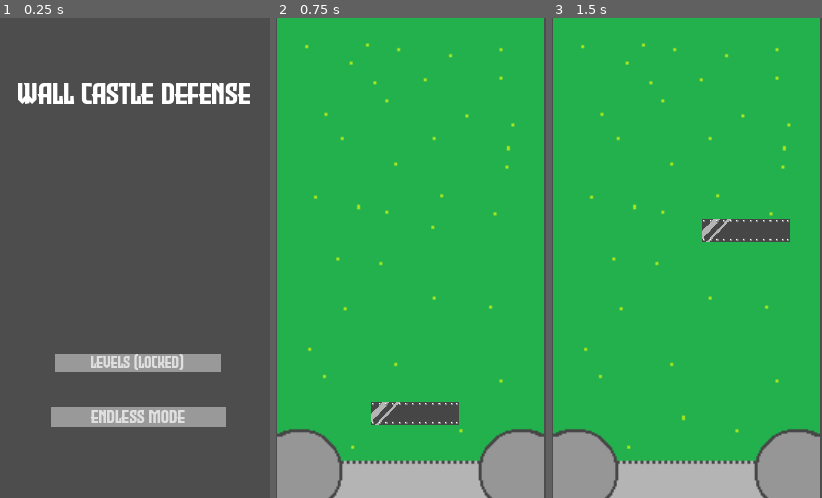
Above: before the commit, frames 1-3 (left to right).
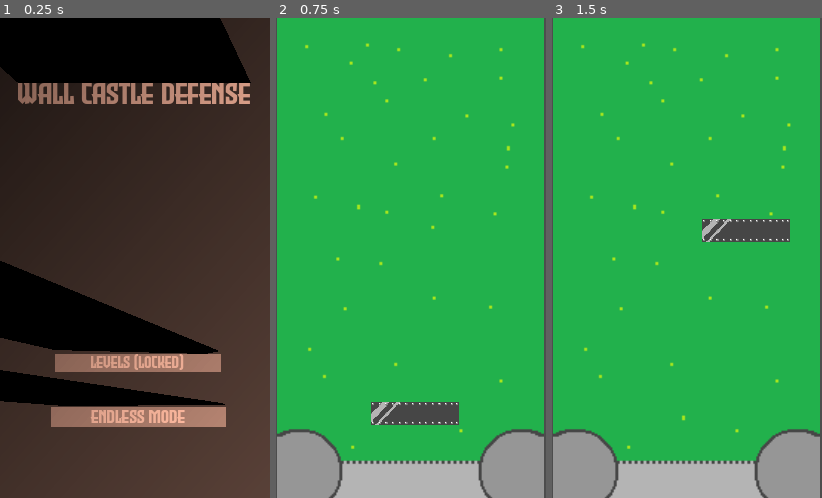
Above: after the commit, the same moments.

Repository: coolgames555/Bouncy
Game: Godot game, scene res://mainmenu.tscn
The game is run twice, just before and just after one commit, with the same random seed, the same clock (stepped at 60 frames per second) and the same inputs.
Inputs (mouse positions are in pixels of both pictures, inside the frame that each line leads up to):
- Up to frame 1 (0.25 s): no input
- Up to frame 2 (0.75 s): click "Endless mode" at 0.5 s
- Up to frame 3 (1.5 s): tap Enter at 1.25 s; move the mouse to (746, 234) at 1.27 s; click (746, 234) at 1.42 s

The runs differ from the first frame. In frame 1, 99% of the frame differs, in the area x 0-100%, y 0-100%; in frame 2, nothing differs; in frame 3, nothing differs.

Commit message:
updated menu

Diff:
--- a/bouncy/mainmenu.tscn
+++ b/bouncy/mainmenu.tscn
@@ -11,6 +11,9 @@
 font = ExtResource("2_d2nv2")
 font_size = 30
 
+[sub_resource type="OccluderPolygon2D" id="OccluderPolygon2D_2vkit"]
+polygon = PackedVector2Array(421, -11, 210, -11, 214, -2, 447, -2)
+
 [sub_resource type="FontVariation" id="FontVariation_v5jcj"]
 base_font = ExtResource("1_cmhrf")
 
@@ -18,6 +21,9 @@
 
 [sub_resource type="StyleBoxFlat" id="StyleBoxFlat_wgsso"]
 bg_color = Color(0.3137255, 0.3137255, 0.3137255, 1)
+
+[sub_resource type="OccluderPolygon2D" id="OccluderPolygon2D_wgsso"]
+polygon = PackedVector2Array(193, 1, 19, 2, 189, -1)
 
 [sub_resource type="FontVariation" id="FontVariation_1ytid"]
 base_font = ExtResource("1_cmhrf")
@@ -28,7 +34,16 @@
 
 [sub_resource type="StyleBoxFlat" id="StyleBoxFlat_loy4s"]
 
+[sub_resource type="OccluderPolygon2D" id="OccluderPolygon2D_igs2m"]
+polygon = PackedVector2Array(109.9496, 30, 12.798365, 29, 101.805176, 33)
+
+[sub_resource type="Gradient" id="Gradient_wgsso"]
+
+[sub_resource type="GradientTexture2D" id="GradientTexture2D_2a6dy"]
+gradient = SubResource("Gradient_wgsso")
+
 [node name="mainmenu" type="Control" unique_id=1738229015]
+light_mask = 5
 layout_mode = 3
 anchors_preset = 5
 anchor_left = 0.5
@@ -56,7 +71,12 @@
 horizontal_alignment = 1
 vertical_alignment = 1
 
+[node name="LightOccluder2D" type="LightOccluder2D" parent="Title_container" unique_id=1407258338]
+position = Vector2(-214, 7)
+occluder = SubResource("OccluderPolygon2D_2vkit")
+
 [node name="Button_container" type="CenterContainer" parent="." unique_id=984029176]
+z_index = 1
 layout_mode = 1
 anchors_preset = 7
 anchor_left = 0.5
@@ -79,6 +99,11 @@
 text = "          Endless mode          "
 script = ExtResource("3_wgsso")
 
+[node name="LightOccluder2D" type="LightOccluder2D" parent="Button_container" unique_id=163650438]
+z_index = -1
+position = Vector2(2, 2)
+occluder = SubResource("OccluderPolygon2D_wgsso")
+
 [node name="Button_container2" type="CenterContainer" parent="." unique_id=715954848]
 layout_mode = 1
 anchors_preset = 7
@@ -94,9 +119,41 @@
 grow_vertical = 0
 
 [node name="Button" type="Button" parent="Button_container2" unique_id=512401176]
+z_index = 1
 layout_mode = 2
 theme_override_fonts/font = SubResource("FontVariation_1ytid")
 theme_override_styles/normal = SubResource("StyleBoxFlat_cmhrf")
 theme_override_styles/pressed = SubResource("StyleBoxFlat_igs2m")
 theme_override_styles/hover = SubResource("StyleBoxFlat_loy4s")
 text = "          Levels (locked)          "
+
+[node name="LightOccluder2D" type="LightOccluder2D" parent="Button_container2" unique_id=336422448]
+position = Vector2(0, -27)
+scale = Vector2(1.7189695, 1)
+occluder = SubResource("OccluderPolygon2D_igs2m")
+
+[node name="CanvasModulate" type="CanvasModulate" parent="." unique_id=1424350423]
+z_index = -1
+color = Color(0, 0, 0, 1)
+
+[node name="PointLight2D" type="PointLight2D" parent="CanvasModulate" unique_id=1918909278]
+z_index = -10
+position = Vector2(281, 354)
+rotation = 0.7271178
+scale = Vector2(22.212858, 11.322516)
+color = Color(0.96855015, 0.70440733, 0.6059664, 1)
+energy = 2.97
+shadow_enabled = true
+texture = SubResource("GradientTexture2D_2a6dy")
+texture_scale = 1.19
+
+[node name="ColorRect" type="ColorRect" parent="." unique_id=1184589401]
+z_index = -1
+layout_mode = 0
+offset_left = -152.0
+offset_top = -101.0
+offset_right = -112.0
+offset_bottom = -61.0
+scale = Vector2(7.966011, 15.393247)
+mouse_filter = 2
+color = Color(0.26438904, 0.264389, 0.264389, 1)
--- a/bouncy/node_2d.tscn
+++ b/bouncy/node_2d.tscn
@@ -3,9 +3,17 @@
 [ext_resource type="Texture2D" uid="uid://mvud320n3mmi" path="res://BG.png" id="1_wtcfe"]
 [ext_resource type="Script" uid="uid://btvyolqf281me" path="res://area_2d.gd" id="2_epypp"]
 [ext_resource type="Texture2D" uid="uid://bihk7xemhpxns" path="res://metalWall.png" id="3_0hol4"]
+[ext_resource type="Texture2D" uid="uid://c8whl4xo1vxil" path="res://pixil-frame-0 (1).png" id="4_q6r6c"]
+[ext_resource type="Texture2D" uid="uid://cf5qsqebspkp3" path="res://pixil-frame-0 (3).png" id="5_kdubu"]
 
 [sub_resource type="RectangleShape2D" id="RectangleShape2D_ilxo7"]
-size = Vector2(89, 23)
+size = Vector2(88.999985, 23.5)
+
+[sub_resource type="CircleShape2D" id="CircleShape2D_2a6dy"]
+radius = 5.0
+
+[sub_resource type="RectangleShape2D" id="RectangleShape2D_2a6dy"]
+size = Vector2(5, 10)
 
 [node name="Node2D" type="Node2D" unique_id=1223841040]
 
@@ -14,14 +22,35 @@
 scale = Vector2(1.4833333, 1.50625)
 texture = ExtResource("1_wtcfe")
 
-[node name="Area2D" type="Area2D" parent="." unique_id=1046852628]
+[node name="Metal wall" type="Area2D" parent="." unique_id=1046852628]
 script = ExtResource("2_epypp")
 
-[node name="Sprite2D" type="Sprite2D" parent="Area2D" unique_id=125285461]
+[node name="Sprite2D" type="Sprite2D" parent="Metal wall" unique_id=125285461]
 position = Vector2(0.25001526, -73.499985)
 scale = Vector2(0.11062503, 0.11499997)
 texture = ExtResource("3_0hol4")
 
-[node name="CollisionShape2D" type="CollisionShape2D" parent="Area2D" unique_id=453323246]
-position = Vector2(0.5000191, -74)
+[node name="CollisionShape2D" type="CollisionShape2D" parent="Metal wall" unique_id=453323246]
+position = Vector2(0.50000954, -73.75)
 shape = SubResource("RectangleShape2D_ilxo7")
+
+[node name="ball" type="Area2D" parent="." unique_id=116085679]
+
+[node name="Sprite2D" type="Sprite2D" parent="ball" unique_id=325898886]
+position = Vector2(89, -62)
+texture = ExtResource("4_q6r6c")
+
+[node name="CollisionShape2D" type="CollisionShape2D" parent="ball" unique_id=468348712]
+position = Vector2(89, -73)
+shape = SubResource("CircleShape2D_2a6dy")
+
+[node name="arrow" type="Area2D" parent="." unique_id=189258396]
+position = Vector2(12, 0)
+
+[node name="Sprite2D" type="Sprite2D" parent="arrow" unique_id=1528791224]
+position = Vector2(89, -62)
+texture = ExtResource("5_kdubu")
+
+[node name="CollisionShape2D" type="CollisionShape2D" parent="arrow" unique_id=1549554617]
+position = Vector2(89.5, -68)
+shape = SubResource("RectangleShape2D_2a6dy")
